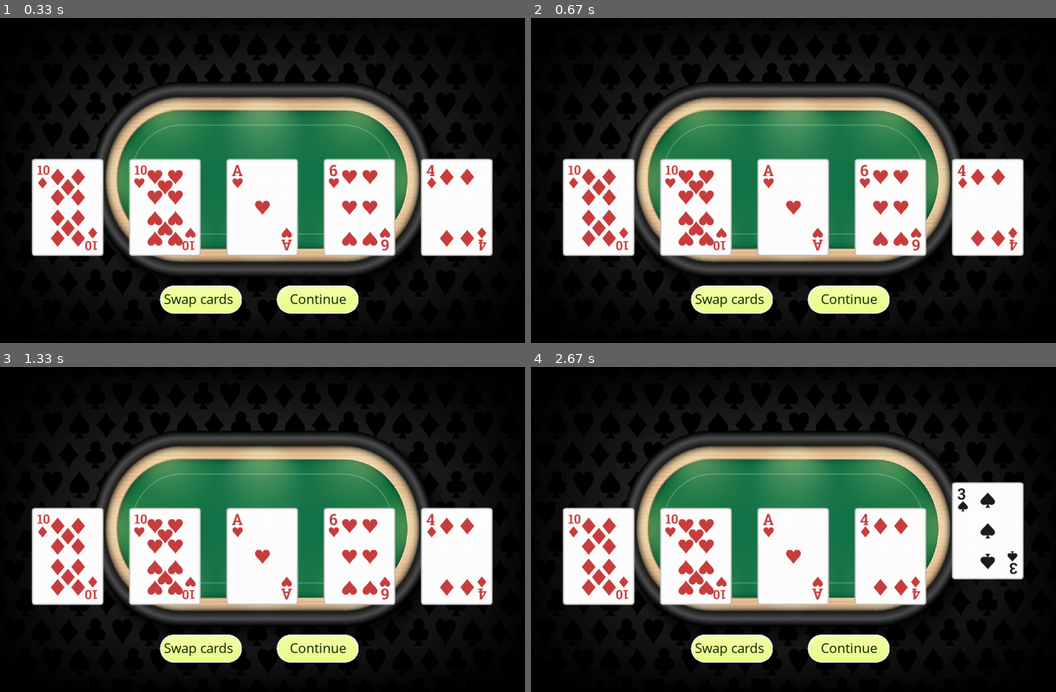
Above: before the commit, frames 1-4 (two rows, left to right).
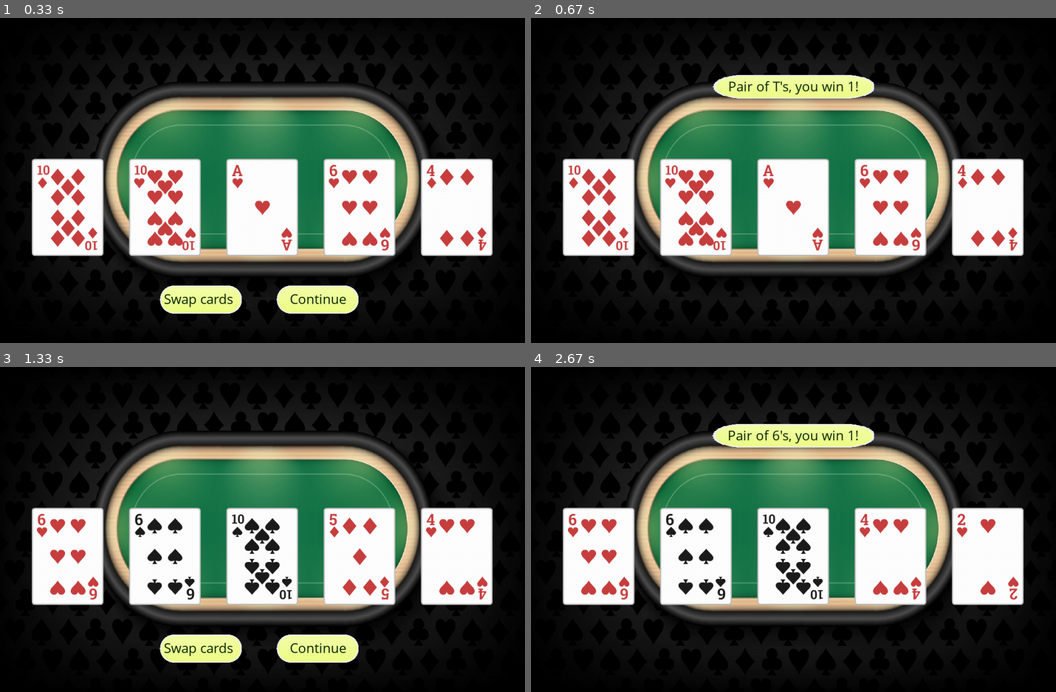
Above: after the commit, the same moments.

Repository: jungleistx/poker_game
Game: pygame game, started from main.py
The game is run twice, just before and just after one commit, with the same random seed, the same clock (stepped at 60 frames per second) and the same inputs.
Inputs (mouse positions are in pixels of both pictures, inside the frame that each line leads up to):
- Up to frame 1 (0.33 s): no input
- Up to frame 2 (0.67 s): tap Space at 0.33 s
- Up to frame 3 (1.33 s): tap Space at 0.73, 1.03, 1.23 s
- Up to frame 4 (2.67 s): click (856, 558) at 1.55 s; click "Swap cards" at 1.88 s; tap 5 at 2.17 s; tap Space at 2.57 s

Frame 1 is identical in both runs. In frame 2, 4.6% of the frame differs, in the area x 30-69%, y 17-91%; in frame 3, 4.2%; in frame 4, 11%, in the area x 7-94%, y 17-91%.

Commit message:
mod Window, add space as a continue button

Diff:
--- a/classes/window.py
+++ b/classes/window.py
@@ -125,6 +125,8 @@
 				self.game.player.reset_card_positions()
 		elif event.key == pygame_instance.K_c:
 			self.continue_button()
+		elif event.key == pygame_instance.K_SPACE:
+			self.continue_button()
 		elif event.key == pygame_instance.K_1:
 			self.game.player.move_card_with_key(1)
 		elif event.key == pygame_instance.K_2:
